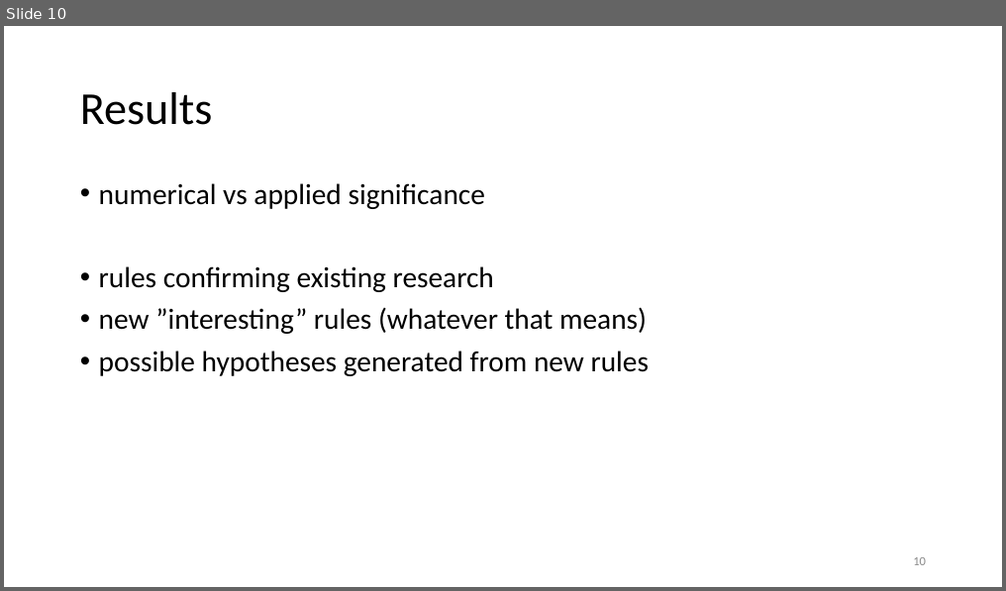
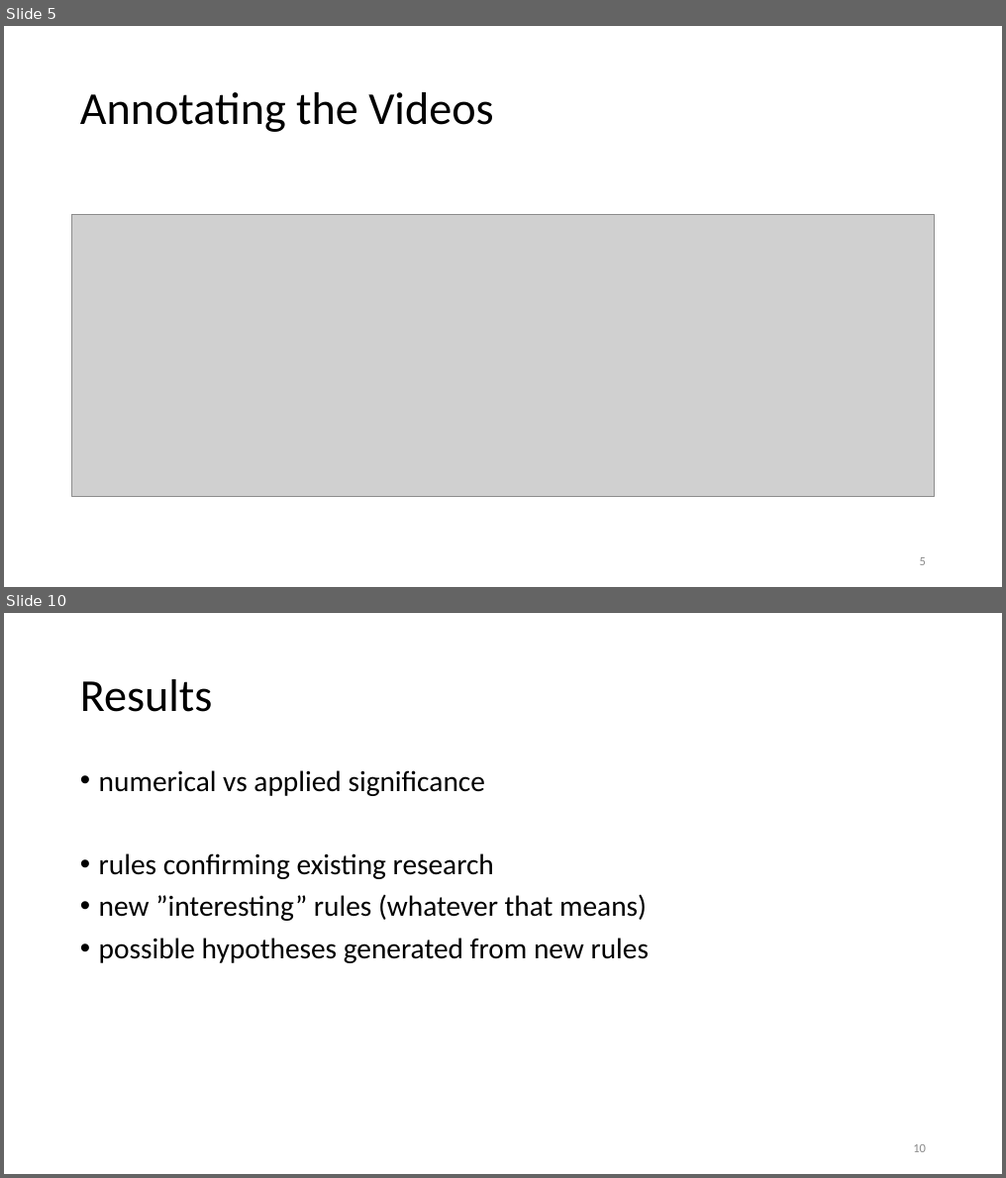
Before and after one commit to prestoaghitato/BA_thesis, a slide deck: tex/beamer_dummy.pptx. Shown one above the other, each under a label of ours: slide 10 before the commit, slides 5 and 10 after it; the slides between them are not shown. The pictures are 1006x591 and 1006x1178 pixels, drawn with LibreOffice and Linux fonts; fonts in the diff are those of the drawing; grey boxes stand for pictures. Boxes give left, top, right and bottom in pixels: in the first picture for what was removed or moved away, otherwise in the second. Text is boxed around its words. In the diff, an @@ line names an element or a change of style, - is before the commit and + after.

```diff
--- a/tex/beamer_dummy.pptx
+++ b/tex/beamer_dummy.pptx
@@ slide 5 added at bbox=[4, 26, 1002, 587], background #FFFFFF @@
@@ title added at bbox=[80, 92, 493, 132], 44 pt, text #000000 @@
+Annotating the Videos
@@ picture added at bbox=[72, 214, 934, 496] @@
@@ page number added at bbox=[920, 558, 926, 566], 12 pt, text #8C8C8C @@
+5
```
Also in this commit, not shown: 5 slides changed, 3 other slides added, 4 slides removed, 3 other files.
